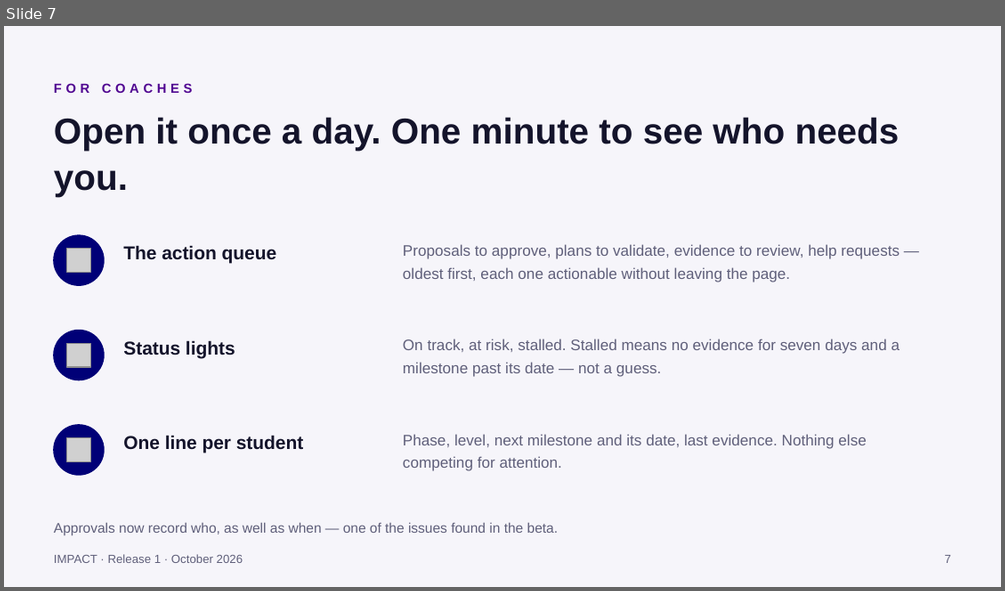
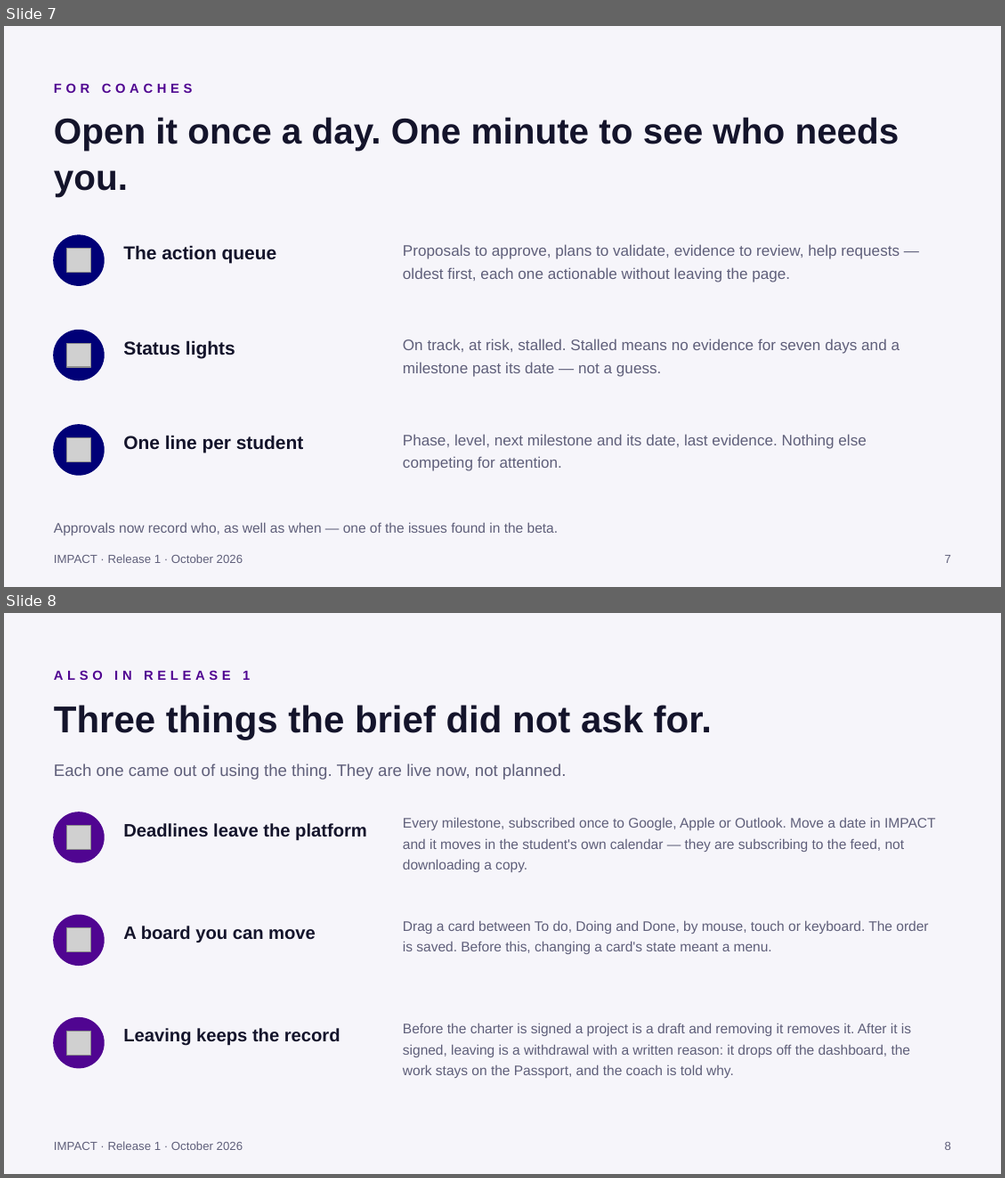
Before and after one commit to alexandermalinsky-brutal-guet-ag/eastwood-impact-lms, a slide deck: docs/IMPACT-Release-1-Demo.pptx. Shown one above the other, each under a label of ours: slide 7 before the commit, slides 7 and 8 after it. The pictures are 1005x591 and 1005x1178 pixels, drawn with LibreOffice and Linux fonts; fonts in the diff are those of the drawing; grey boxes stand for pictures. Boxes give left, top, right and bottom in pixels: in the first picture for what was removed or moved away, otherwise in the second. Text is boxed around its words. In the diff, an @@ line names an element or a change of style, - is before the commit and + after.

```diff
--- a/docs/IMPACT-Release-1-Demo.pptx
+++ b/docs/IMPACT-Release-1-Demo.pptx
@@ slide 8 added at [4, 613, 1001, 1174], background #F6F5FA @@
@@ text added at [54, 670, 250, 680], 9.5 pt, text #500591, bold @@
+ALSO IN RELEASE 1
@@ text added at [54, 705, 712, 740], 27 pt, text #14142B, bold @@
+Three things the brief did not ask for.
@@ text added at [54, 763, 566, 779], 12 pt, text #5F5F7A @@
+Each one came out of using the thing. They are live now, not planned.
@@ ellipse added at [54, 812, 104, 862], fill #500591, outline #500591 1 pt @@
@@ picture added at [67, 826, 90, 849] @@
@@ text added at [123, 823, 367, 841], 13 pt, text #14142B, bold @@
+Deadlines leave the platform
@@ text added at [403, 817, 935, 872], 10 pt, text #5F5F7A @@
+Every milestone, subscribed once to Google, Apple or Outlook. Move a date in IMPACT and it moves in the student's own calendar — they are subscribing to the feed, not downloading a copy.
@@ ellipse added at [54, 915, 104, 965], fill #500591, outline #500591 1 pt @@
@@ picture added at [67, 928, 90, 952] @@
@@ text added at [123, 925, 316, 942], 13 pt, text #14142B, bold @@
+A board you can move
@@ text added at [403, 920, 928, 954], 10 pt, text #5F5F7A @@
+Drag a card between To do, Doing and Done, by mouse, touch or keyboard. The order is saved. Before this, changing a card's state meant a menu.
@@ ellipse added at [54, 1018, 104, 1068], fill #500591, outline #500591 1 pt @@
@@ picture added at [67, 1030, 90, 1054] @@
@@ text added at [123, 1028, 340, 1046], 13 pt, text #14142B, bold @@
+Leaving keeps the record
@@ text added at [403, 1022, 911, 1078], 10 pt, text #5F5F7A @@
+Before the charter is signed a project is a draft and removing it removes it. After it is signed, leaving is a withdrawal with a written reason: it drops off the dashboard, the work stays on the Passport, and the coach is told why.
@@ text added at [54, 1141, 243, 1150], 8.5 pt, text #5F5F7A @@
+IMPACT · Release 1 · October 2026
@@ text added at [945, 1142, 951, 1150], 8.5 pt, text #5F5F7A @@
+8
```
Also in this commit, not shown: 8 slides changed.
